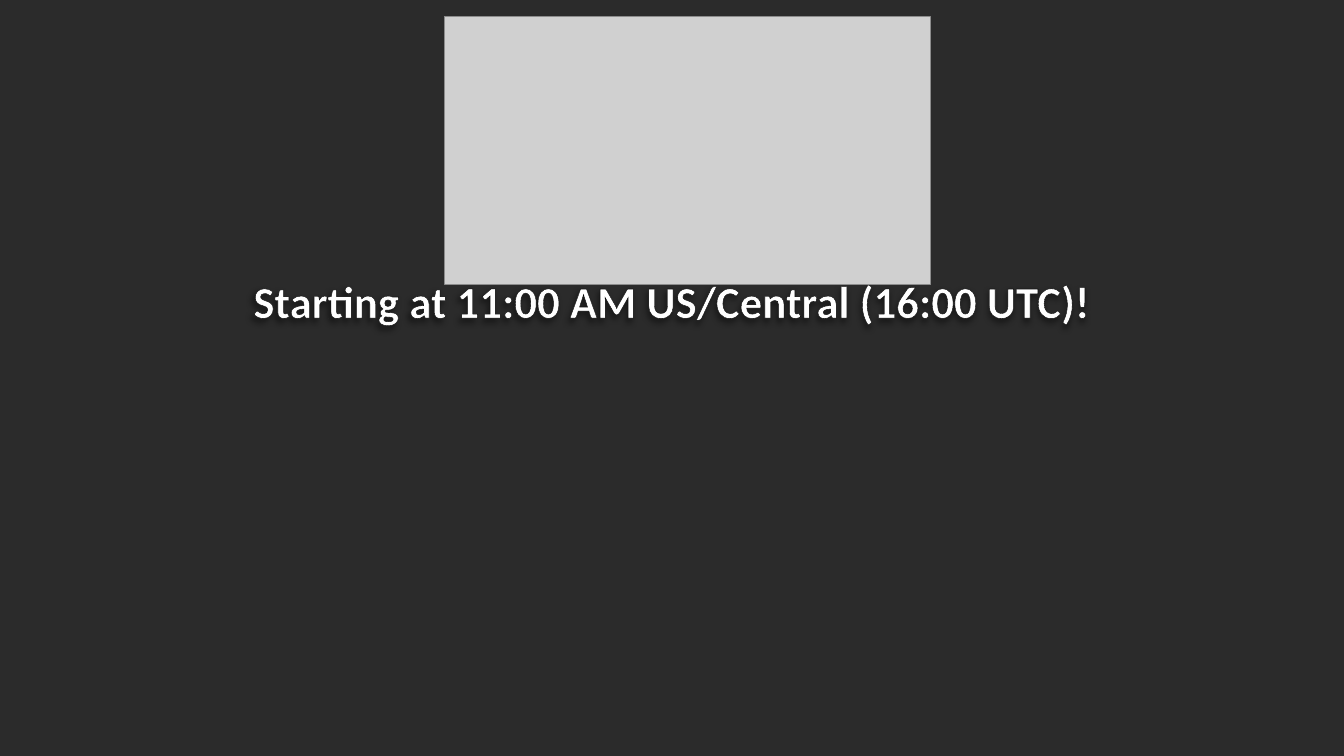
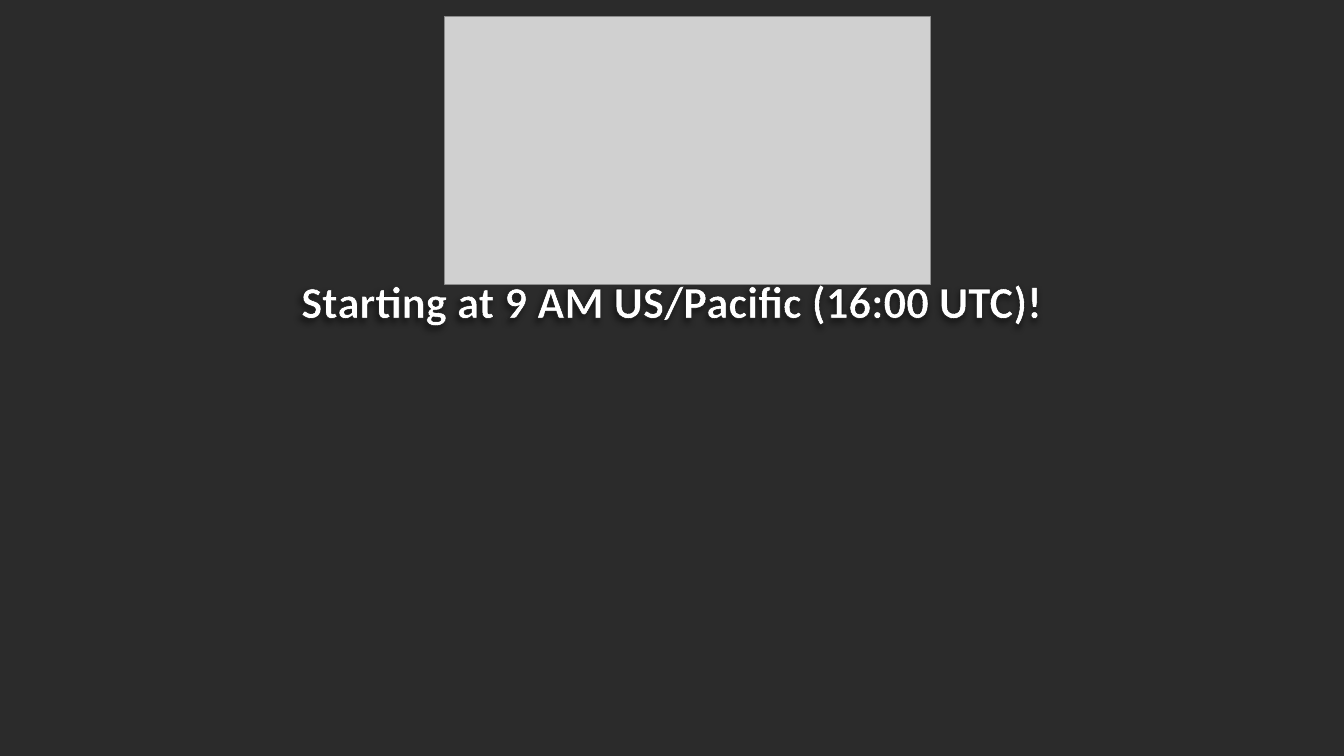
Before and after one commit to CamSoper/thedotnetdocs, a slide deck: slide 1 of media/bumpers/Bumpers.pptx. Drawn at 1344x756 pixels with LibreOffice and Linux fonts; fonts in the diff are those of the drawing; grey boxes stand for pictures; background and template pictures are left out; a plain dark background stands for a picture behind light text. Boxes give left, top, right and bottom in pixels: in the first picture for what was removed or moved away, otherwise in the second. Text is boxed around its words. In the diff, an @@ line names an element or a change of style, - is before the commit and + after.

```diff
--- a/media/bumpers/Bumpers.pptx
+++ b/media/bumpers/Bumpers.pptx
@@ text at bbox=[301, 281, 1042, 326]: text changed @@
-Starting at 11:00 AM US/Central (16:00 UTC)!
+Starting at 9 AM US/Pacific (16:00 UTC)!
```
Also in this commit, not shown: 3 other slides changed, 9 other files.
